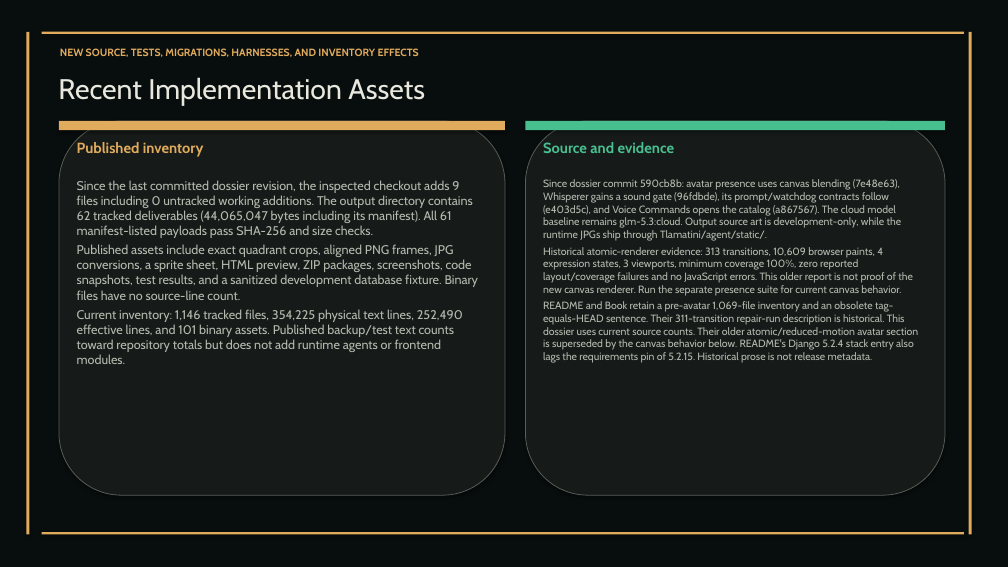
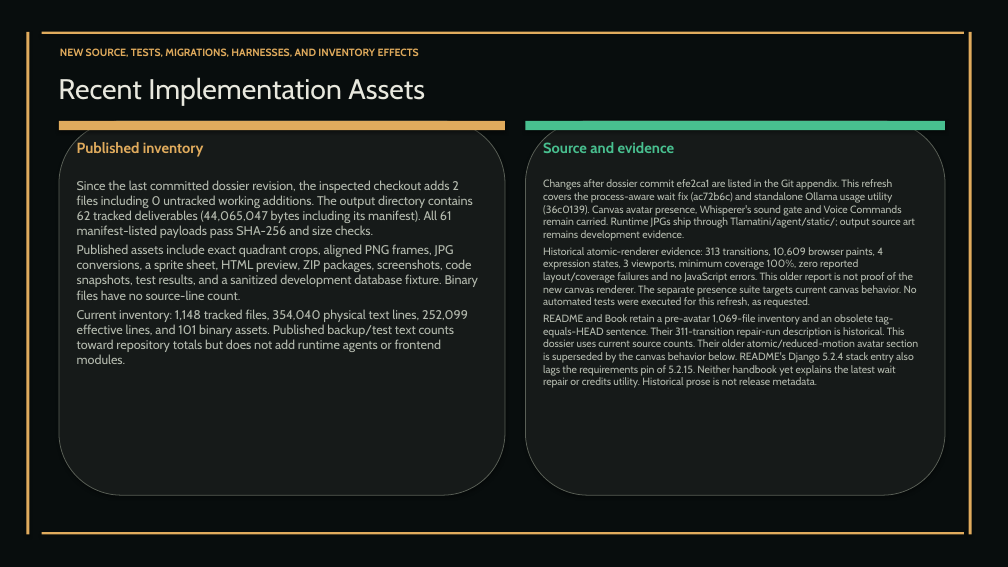
Before and after one commit to XAIHT/Tlamatini, a slide deck: slide 36 of Tlamatini_eXtended_Artificial_Intelligence_Humanly_Tempered.pptx. Drawn at 1008x567 pixels with LibreOffice and Linux fonts; fonts in the diff are those of the drawing. Boxes give left, top, right and bottom in pixels: in the first picture for what was removed or moved away, otherwise in the second. Text is boxed around its words. In the diff, an @@ line names an element or a change of style, - is before the commit and + after.

```diff
--- a/Tlamatini_eXtended_Artificial_Intelligence_Humanly_Tempered.pptx
+++ b/Tlamatini_eXtended_Artificial_Intelligence_Humanly_Tempered.pptx
@@ text at bbox=[543, 179, 918, 388]: text changed @@
-Since dossier commit 590cb8b: avatar presence uses canvas blending (7e48e63), Whisperer gains a sound gate (96fdbde), its prompt/watchdog contracts follow (e403d5c), and Voice Commands opens the catalog (a867567). The cloud model baseline remains glm-5.3:cloud. Output source art is development-only, while the runtime JPGs ship through Tlamatini/agent/static/.
-Historical atomic-renderer evidence: 313 transitions, 10,609 browser paints, 4 expression states, 3 viewports, minimum coverage 100%, zero reported layout/coverage failures and no JavaScript errors. This older report is not proof of the new canvas renderer. Run the separate presence suite for current canvas behavior.
-README and Book retain a pre-avatar 1,069-file inventory and an obsolete tag-equals-HEAD sentence. Their 311-transition repair-run description is historical. This dossier uses current source counts. Their older atomic/reduced-motion avatar section is superseded by the canvas behavior below. README's Django 5.2.4 stack entry also lags the requirements pin of 5.2.15. Historical prose is not release metadata.
+Changes after dossier commit efe2ca1 are listed in the Git appendix. This refresh covers the process-aware wait fix (ac72b6c) and standalone Ollama usage utility (36c0139). Canvas avatar presence, Whisperer's sound gate and Voice Commands remain carried. Runtime JPGs ship through Tlamatini/agent/static/; output source art remains development evidence.
+Historical atomic-renderer evidence: 313 transitions, 10,609 browser paints, 4 expression states, 3 viewports, minimum coverage 100%, zero reported layout/coverage failures and no JavaScript errors. This older report is not proof of the new canvas renderer. The separate presence suite targets current canvas behavior. No automated tests were executed for this refresh, as requested.
+README and Book retain a pre-avatar 1,069-file inventory and an obsolete tag-equals-HEAD sentence. Their 311-transition repair-run description is historical. This dossier uses current source counts. Their older atomic/reduced-motion avatar section is superseded by the canvas behavior below. README's Django 5.2.4 stack entry also lags the requirements pin of 5.2.15. Neither handbook yet explains the latest wait repair or credits utility. Historical prose is not release metadata.
@@ text at bbox=[77, 180, 473, 238]: text changed @@
-Since the last committed dossier revision, the inspected checkout adds 9 files including 0 untracked working additions. The output directory contains 62 tracked deliverables (44,065,047 bytes including its manifest). All 61 manifest-listed payloads pass SHA-256 and size checks.
+Since the last committed dossier revision, the inspected checkout adds 2 files including 0 untracked working additions. The output directory contains 62 tracked deliverables (44,065,047 bytes including its manifest). All 61 manifest-listed payloads pass SHA-256 and size checks.
@@ text at bbox=[77, 309, 468, 364]: text changed @@
-Current inventory: 1,146 tracked files, 354,225 physical text lines, 252,490 effective lines, and 101 binary assets. Published backup/test text counts toward repository totals but does not add runtime agents or frontend modules.
+Current inventory: 1,148 tracked files, 354,040 physical text lines, 252,099 effective lines, and 101 binary assets. Published backup/test text counts toward repository totals but does not add runtime agents or frontend modules.
```
Also in this commit, not shown: 60 other slides changed, 6 slides added, 2 slides removed, 2 other files.
